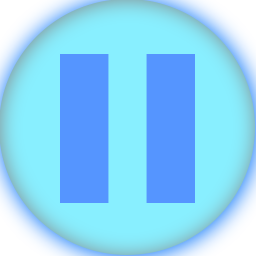
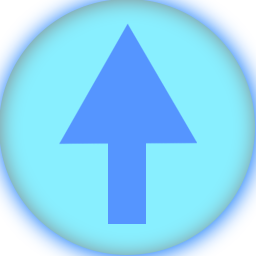
Layers edited between the first and the second (256, 256) image:
removed layer "Layer 2" over [146, 54, 195, 203]
hid "pause", painted on it over [60, 54, 195, 203]
added layer "arrow up copy" above "arrow left copy" over [59, 23, 197, 224]
